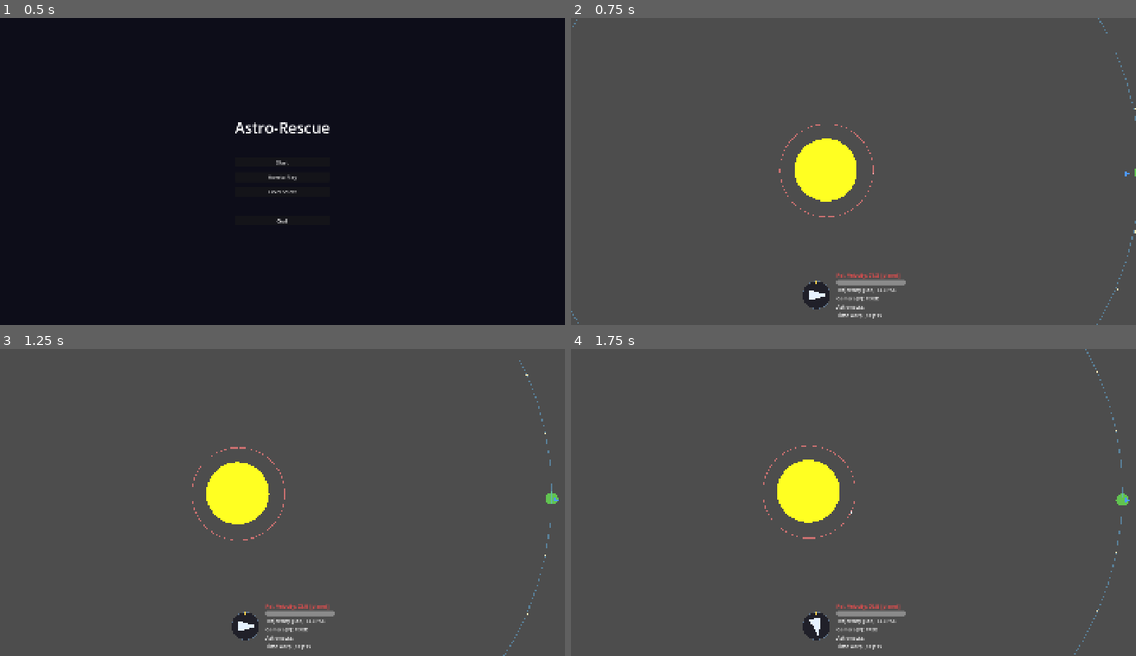
Above: before the commit, frames 1-4 (two rows, left to right).
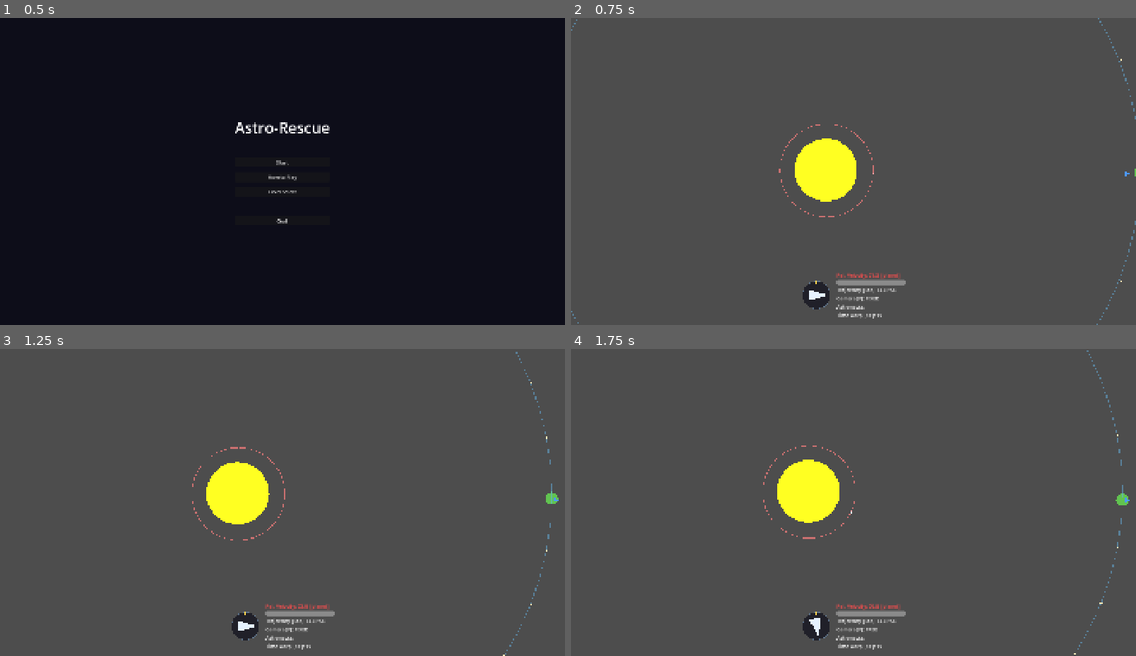
Above: after the commit, the same moments.

Repository: swan-eternal/astrorescue
Game: Godot game, scene res://scenes/main_menu.tscn
The game is run twice, just before and just after one commit, with the same random seed, the same clock (stepped at 60 frames per second) and the same inputs.
Inputs (mouse positions are in pixels of both pictures, inside the frame that each line leads up to):
- Up to frame 1 (0.5 s): no input
- Up to frame 2 (0.75 s): click "Start" at 0.5 s
- Up to frame 3 (1.25 s): no input
- Up to frame 4 (1.75 s): move the mouse to (977, 487) at 1.27 s; hold D (rotate_right) from 1.28 s (still down); tap F (toggle_free_camera) at 1.35 s; click (977, 487) at 1.42 s

Frame 1 is identical in both runs. In frame 2, less than 0.1% of the frame differs, in the area x 0-100%, y 1-99%; in frame 3, less than 0.1%; in frame 4, less than 0.1%, in the area x 89-98%, y 0-100%.

Commit message:
fix(planet-orbit-line): sample elements directly, kill high-warp breathing
The derive-from-state approach computed argument-of-periapsis
(omega) from the planet's current (r, v) each frame, where r
and v come from Newton-Raphson Kepler iteration with machine-
epsilon precision. At low warp this is invisible; at 8x warp
the per-frame omega wobble translates to visible line "breathing."

Now reads the @export orbital elements (constants set from JSON)
and samples OrbitCalculator.compute_state at evenly-spaced times
around one period. Line is identical frame-to-frame modulo
inspector edits to the elements themselves.

Same pattern exists in trajectoryline_2d.gd's _orbit_ellipse
(rocket trajectory ELLIPSE mode) but masked by the rocket's own
per-frame motion — left alone, can refactor if it ever visibly
breathes.

Diff:
--- a/scripts/planettrajectoryline_2d.gd
+++ b/scripts/planettrajectoryline_2d.gd
@@ -99,7 +99,18 @@
 ## Skips silently if either the planet or the sun reference is null
 ## (e.g., during scene teardown).
 func _process(_delta: float) -> void:
-	if planet == null or sun == null:
+	if planet == null:
+		return
+
+	# Lazy-init sun: in current levels the sun is added to the scene
+	# before each planet (because _load_level iterates bodies[] in JSON
+	# order, and JSON puts the sun first), so _ready's _find_sun usually
+	# succeeds. This is a defensive mirror of trajectoryline_2d.gd's
+	# lazy-init — if a future level reverses the order, the planet
+	# orbit still finds the sun on the next frame instead of going dark.
+	if sun == null:
+		sun = _find_sun()
+	if sun == null:
 		return
 
 	# Scale line width inversely with camera zoom — same scheme as the player
@@ -109,11 +120,7 @@
 	width = line_width / zoom_factor
 
 	var sun_mass: float = float(sun.get("mass"))
-	points = _compute_orbit_ellipse(
-		planet.global_position,
-		Vector2(planet.get("velocity")),
-		sun_mass
-	)
+	points = _compute_orbit_ellipse_from_elements(sun_mass)
 	_time_marker.update_positions(_world_to_screen_markers(_compute_orbit_markers()))
 
 
@@ -131,34 +138,45 @@
 	return heaviest
 
 
-## Compute the orbit ellipse as a list of points (world-space relative
-## to origin — caller is responsible for any translation). Uses the
-## classical orbital elements (energy, eccentricity vector, argument
-## of periapsis) derived from current position, velocity, and `mu`.
-## Returns a single-point PackedVector2Array if the orbit is unbound
-## (hyperbolic / parabolic) — no closed ellipse to draw.
-func _compute_orbit_ellipse(r: Vector2, v: Vector2, mu: float) -> PackedVector2Array:
-	var dist: float = maxf(r.length(), MIN_DIST)
-	var v_sq: float = v.length_squared()
-
-	var epsilon: float = v_sq / 2.0 - mu / dist
-	if epsilon >= 0.0:
-		return PackedVector2Array([r])  # unbound (hyperbolic) — just show current point
-
-	var h: float = r.x * v.y - r.y * v.x
-	var a: float = -mu / (2.0 * epsilon)
-
-	var e_vec: Vector2 = ((v_sq - mu / dist) * r - r.dot(v) * v) / mu
-	var e: float = e_vec.length()
-	var omega: float = atan2(e_vec.y, e_vec.x)
-
+## Compute the orbit ellipse by sampling OrbitCalculator.compute_state at
+## evenly-spaced times around one orbital period. Uses the planet's own
+## perihelion/aphelion/angle_of_aphelion/phase @exports as constants
+## rather than deriving orbital elements from the current (r, v) state.
+##
+## Why derive-from-state is wrong here: it computes orbital elements like
+## the argument of periapsis (omega = atan2(eccentricity_vec.y, .x)) on
+## every frame, and the eccentricity vector itself is computed from r and v
+## which come from Newton-Raphson Kepler solver iterations with machine-
+## epsilon precision. Frame-to-frame the derived omega wobbles by ~1e-7
+## radians. At low time-warp (1×, 2×) this is invisible. At high time-warp
+## (8×) the planet moves fast across the orbit while the line "rocks" with
+## each per-frame wobble — the visual is a slow breathing pulse.
+##
+## Sampling OrbitCalculator.compute_state directly with constant elements
+## eliminates the wobble: the line is identical frame-to-frame modulo any
+## inspector edits to the elements themselves.
+func _compute_orbit_ellipse_from_elements(sun_mass: float) -> PackedVector2Array:
 	var pts := PackedVector2Array()
-	var one_minus_e_sq: float = 1.0 - e * e
-	for i in segments:
-		var theta: float = TAU * float(i) / float(segments)
-		var r_orbit: float = a * one_minus_e_sq / (1.0 + e * cos(theta - omega))
-		pts.append(Vector2(r_orbit * cos(theta), r_orbit * sin(theta)))
-	pts.append(pts[0])  # close the loop — last sample is at theta = (n-1)/n * TAU, missing the segment back to 0
+	if sun_mass <= 0.0:
+		return pts
+	var perihelion: float = float(planet.get("perihelion"))
+	var aphelion: float = float(planet.get("aphelion"))
+	var omega: float = float(planet.get("angle_of_aphelion"))
+	var phase: float = float(planet.get("phase"))
+	if perihelion <= 0.0 or aphelion <= 0.0:
+		return pts
+	var period: float = OrbitCalculator.compute_period(perihelion, aphelion, sun_mass)
+	if period <= 0.0:
+		return pts
+	# Sample evenly across one period. Use segments+1 points so the last
+	# sample (at t = period) duplicates the first (at t = 0), closing the
+	# loop cleanly — same shape Line2D sees as before.
+	for i in segments + 1:
+		var t: float = period * float(i) / float(segments)
+		var state: Dictionary = OrbitCalculator.compute_state(
+			perihelion, aphelion, omega, phase, t, sun_mass
+		)
+		pts.append(state["position"])
 	return pts
 
 
